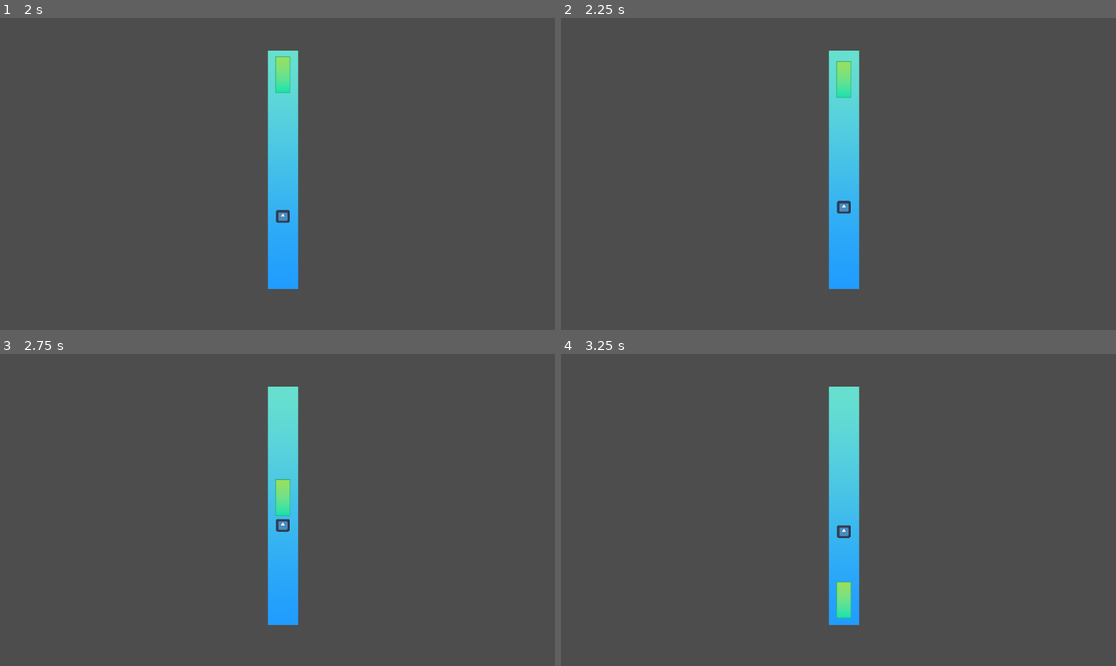
Above: before the commit, frames 1-4 (two rows, left to right).
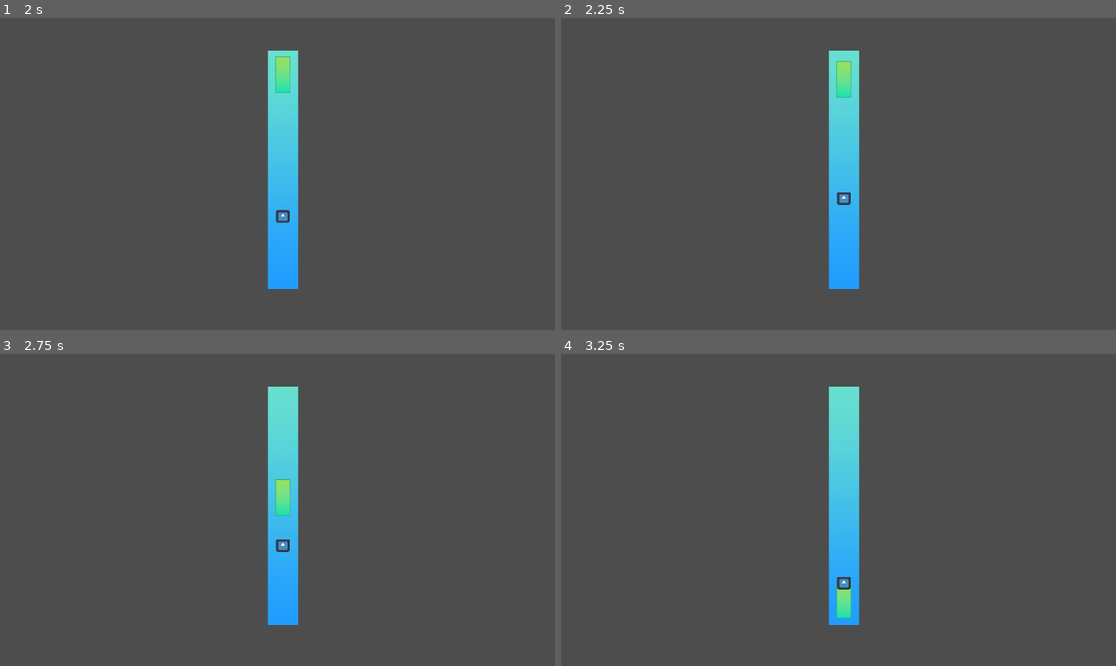
Above: after the commit, the same moments.

Repository: Anjellyrika/fishdew
Game: Godot game, scene res://src/main_level.tscn
Same seed, same stepped clock (60 frames per second), same inputs: the game is played once before the commit and once after it. The engine's default icon, where the game draws it, is replaced by a stand-in: a white triangle on a blue panel in a dark square.
Inputs (mouse positions are in pixels of both pictures, inside the frame that each line leads up to):
- Up to frame 1 (2 s): tap Enter at 0.5, 0.6 s; move the mouse to (399, 158) at 0.52 s; hold Space (up) from 0.53 s (still down); click (399, 158) at 0.67 s; move the mouse to (166, 189) at 1.27 s; tap F at 1.35 s
- Up to frame 2 (2.25 s): move the mouse to (894, 105) at 2.02 s; release Space (up) at 2.03 s; tap Enter at 2.1 s
- Up to frame 3 (2.75 s): no input
- Up to frame 4 (3.25 s): move the mouse to (810, 572) at 2.77 s; hold Space (up) from 2.78 s (still down); tap F at 2.85 s; click (810, 572) at 2.92 s

Frame 1 is identical in both runs. In frame 2, 0.2% of the frame differs, in the area x 49-53%, y 55-63%; in frame 3, 0.2%, in the area x 49-53%, y 52-64%; in frame 4, 0.2%.

Commit message:
refactor: export speed limit variable

Diff:
--- a/src/fish.gd
+++ b/src/fish.gd
@@ -1,4 +1,6 @@
 extends Area2D
+
+@export var speed_bounds: Array
 
 var start_position: Vector2
 var target_position: Vector2
@@ -30,7 +32,7 @@
 	if not moving:
 		wait()
 	if moving:
-		global_position = global_position.move_toward(target_position, randf_range(50.0,100.0) * delta)
+		global_position = global_position.move_toward(target_position, (10*randi_range(speed_bounds[0],speed_bounds[1])) * delta)
 		if is_at_target_position() or edge_collision:
 			get_new_target(edge_collision)
 			edge_collision = false
--- a/src/main_level.tscn
+++ b/src/main_level.tscn
@@ -26,5 +26,6 @@
 
 [node name="Fish" parent="." instance=ExtResource("4_7j1v3")]
 position = Vector2(587, 412)
+speed_bounds = [8, 25]
 
 [connection signal="body_entered" from="Fish" to="Fish" method="_on_body_entered"]
